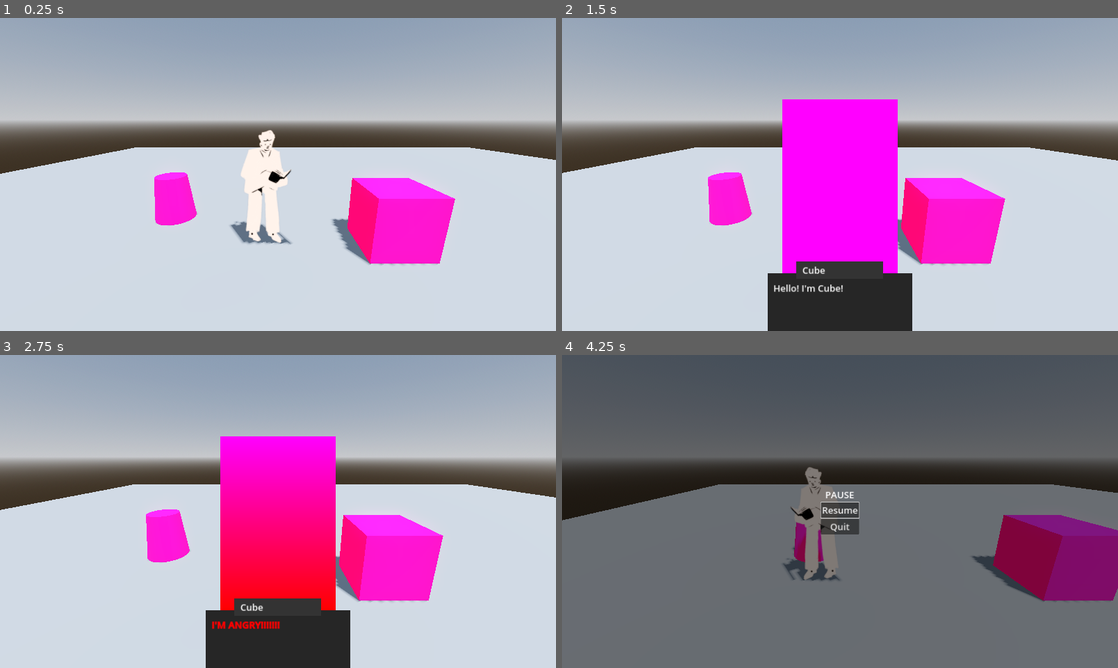
Above: before the commit, frames 1-4 (two rows, left to right).
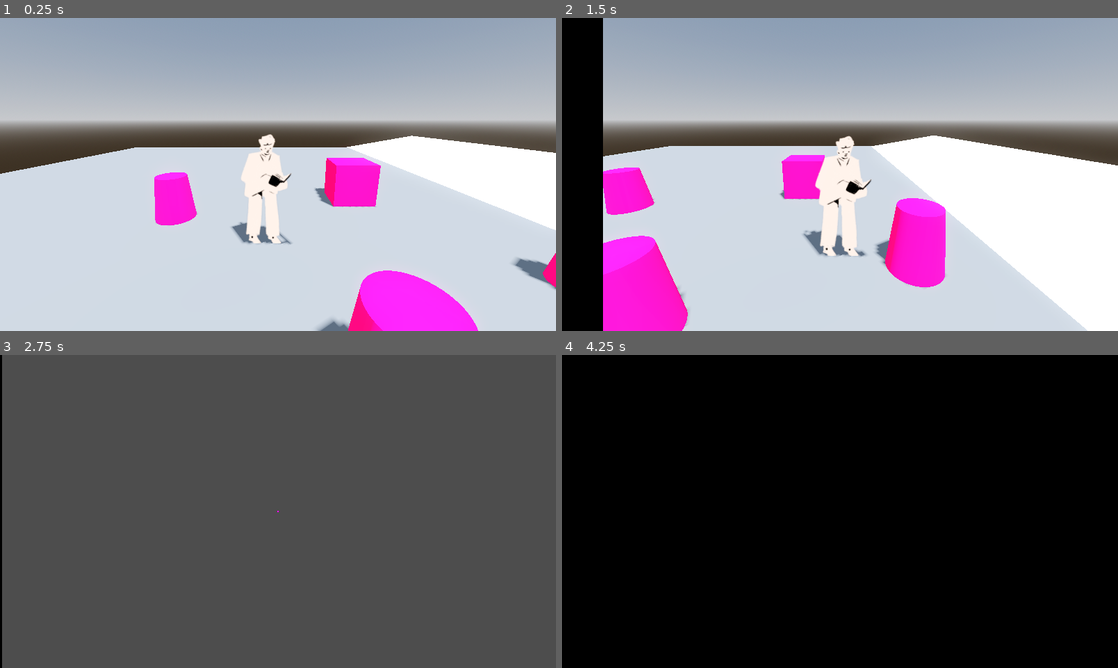
Above: after the commit, the same moments.

Repository: OIIOIIOI/gwj-79-v2
Game: Godot game, scene res://scenes/main/main.tscn
Same seed, same stepped clock (60 frames per second), same inputs: the game is played once before the commit and once after it.
Inputs:
- Up to frame 1 (0.25 s): no input
- Up to frame 2 (1.5 s): hold Right (move_right) 0.53-1.28 s; tap E (action) at 0.6, 1.35 s; hold Down (move_down) from 1.28 s (still down)
- Up to frame 3 (2.75 s): release Down (move_down) at 2.03 s; hold Right (move_right) from 2.03 s (still down); tap E (action) at 2.1 s
- Up to frame 4 (4.25 s): tap Enter at 2.75 s; release Right (move_right) at 2.78 s; hold Up (move_up) 2.78-3.53 s; tap E (action) at 2.85, 3.6 s; tap Space at 3.5 s; hold Left (move_left) from 3.53 s (still down); tap Escape (pause) at 4.15 s

The runs differ from the first frame. In frame 1, 16% of the frame differs, in the area x 41-100%, y 35-100%; in frame 2, 47%; in frame 3, 98%; in frame 4, 100%, in the area x 0-100%, y 0-100%.

Commit message:
ramp test, hammer time WIP

Diff:
--- a/autoload/scene_transition.gd
+++ b/autoload/scene_transition.gd
@@ -8,12 +8,14 @@
 const SCENE_MAIN := "scene_main"
 const SCENE_MEMORY := "scene_memory"
 const SCENE_WEIGHT_LIFTING := "scene_weight_lifting"
+const SCENE_HAMMER_TIME := "scene_hammer_time"
 
 const scenes: Dictionary = {
 	SCENE_TITLE: preload("res://scenes/ui/title_screen/title_screen.tscn"),
 	SCENE_MAIN: preload("res://scenes/main/main.tscn"),
 	SCENE_MEMORY: preload("res://scenes/mini_games/memory/memory.tscn"),
 	SCENE_WEIGHT_LIFTING: preload("res://scenes/mini_games/weight_lifting/weight_lifting.tscn"),
+	SCENE_HAMMER_TIME: preload("res://scenes/mini_games/hammer_time/hammer_time.tscn"),
 }
 
 
--- a/scenes/locations/town_square/town_square.tscn
+++ b/scenes/locations/town_square/town_square.tscn
@@ -45,10 +45,23 @@
 top_radius = 0.3
 height = 1.8
 
+[sub_resource type="Resource" id="Resource_53i2g"]
+script = ExtResource("6_1q3fb")
+type = 1
+value = "scene_weight_lifting"
+
 [sub_resource type="Resource" id="Resource_rxjqn"]
 script = ExtResource("6_1q3fb")
 type = 1
-value = "scene_weight_lifting"
+value = "scene_hammer_time"
+
+[sub_resource type="QuadMesh" id="QuadMesh_1cqni"]
+size = Vector2(25, 5)
+
+[sub_resource type="StandardMaterial3D" id="StandardMaterial3D_mh8a2"]
+
+[sub_resource type="BoxShape3D" id="BoxShape3D_np5rk"]
+size = Vector3(5, 25, 1)
 
 [node name="TownSquare" type="Node3D"]
 
@@ -61,7 +74,7 @@
 mesh = SubResource("PlaneMesh_ajc80")
 
 [node name="Cube" type="StaticBody3D" parent="."]
-transform = Transform3D(1, 0, 0, 0, 1, 0, 0, 0, 1, 0, 0.5, 0)
+transform = Transform3D(1, 0, 0, 0, 1, 0, 0, 0, 1, 0, 0.5, -2)
 collision_layer = 8
 collision_mask = 0
 
@@ -98,10 +111,9 @@
 
 [node name="ICMemory" parent="Memory" instance=ExtResource("1_7ivpw")]
 dialog = ExtResource("6_7gcys")
-radius = 1.5
 
 [node name="WeightLifting" type="StaticBody3D" parent="."]
-transform = Transform3D(1, 0, 0, 0, 1, 0, 0, 0, 1, 3, 0, 1)
+transform = Transform3D(1, 0, 0, 0, 1, 0, 0, 0, 1, -1, 0, 2)
 collision_layer = 8
 collision_mask = 0
 
@@ -113,5 +125,31 @@
 surface_material_override/0 = SubResource("StandardMaterial3D_wccme")
 
 [node name="ICWeight" parent="WeightLifting" instance=ExtResource("1_7ivpw")]
+actions = Array[ExtResource("6_1q3fb")]([SubResource("Resource_53i2g")])
+
+[node name="HammerTime" type="StaticBody3D" parent="."]
+transform = Transform3D(1, 0, 0, 0, 1, 0, 0, 0, 1, 2, 0, 1)
+collision_layer = 8
+collision_mask = 0
+
+[node name="CollisionShape3D" type="CollisionShape3D" parent="HammerTime"]
+shape = SubResource("CylinderShape3D_i7pdi")
+
+[node name="MeshInstance3D" type="MeshInstance3D" parent="HammerTime"]
+mesh = SubResource("CylinderMesh_4wmg4")
+surface_material_override/0 = SubResource("StandardMaterial3D_wccme")
+
+[node name="ICHammer" parent="HammerTime" instance=ExtResource("1_7ivpw")]
 actions = Array[ExtResource("6_1q3fb")]([SubResource("Resource_rxjqn")])
-radius = 1.5
+
+[node name="Ramp" type="StaticBody3D" parent="."]
+transform = Transform3D(1, 0, 0, 0, 1, 0, 0, 0, 1, 5.73441, 0.414862, 0)
+
+[node name="MeshInstance3D" type="MeshInstance3D" parent="Ramp"]
+transform = Transform3D(-4.37114e-08, 0.984808, -0.173648, 0, 0.173648, 0.984808, 1, 4.30473e-08, -7.5904e-09, 0, 0, 0)
+mesh = SubResource("QuadMesh_1cqni")
+surface_material_override/0 = SubResource("StandardMaterial3D_mh8a2")
+
+[node name="CollisionShape3D" type="CollisionShape3D" parent="Ramp"]
+transform = Transform3D(0.984808, 6.64077e-10, 0.173648, 0.173648, -7.5904e-09, -0.984808, 6.64077e-10, 1, -7.5904e-09, 0.077, -0.5, 0)
+shape = SubResource("BoxShape3D_np5rk")
--- /dev/null
+++ b/scenes/mini_games/hammer_time/hammer_time.gd
@@ -0,0 +1,7 @@
+extends Node2D
+class_name HammerTime
+
+
+func _ready() -> void:
+	await get_tree().create_timer(2.0).timeout
+	SceneTransition.transition_to(SceneTransition.SCENE_MAIN)
--- /dev/null
+++ b/scenes/mini_games/hammer_time/hammer_time.tscn
@@ -0,0 +1,17 @@
+[gd_scene load_steps=4 format=3 uid="uid://dwyq2cqf6ldqj"]
+
+[ext_resource type="Script" path="res://scenes/mini_games/hammer_time/hammer_time.gd" id="1_2tw1a"]
+[ext_resource type="PackedScene" uid="uid://46h2t80i4xnl" path="res://scenes/ui/pause_screen/pause_screen.tscn" id="2_ueuri"]
+
+[sub_resource type="PlaceholderTexture2D" id="PlaceholderTexture2D_pug42"]
+size = Vector2(4, 4)
+
+[node name="HammerTime" type="Node2D"]
+script = ExtResource("1_2tw1a")
+
+[node name="Camera2D" type="Camera2D" parent="."]
+
+[node name="Sprite2D" type="Sprite2D" parent="."]
+texture = SubResource("PlaceholderTexture2D_pug42")
+
+[node name="PauseScreen" parent="." instance=ExtResource("2_ueuri")]
--- a/scenes/mini_games/memory/memory.tscn
+++ b/scenes/mini_games/memory/memory.tscn
@@ -1,7 +1,8 @@
-[gd_scene load_steps=7 format=3 uid="uid://32jtbmml0n67"]
+[gd_scene load_steps=8 format=3 uid="uid://32jtbmml0n67"]
 
 [ext_resource type="Script" path="res://scenes/mini_games/memory/memory.gd" id="1_gecvb"]
 [ext_resource type="Resource" uid="uid://24huqm6j6v0p" path="res://resources/memory/all_items.tres" id="2_qtop4"]
+[ext_resource type="PackedScene" uid="uid://46h2t80i4xnl" path="res://scenes/ui/pause_screen/pause_screen.tscn" id="5_uhb58"]
 [ext_resource type="PackedScene" uid="uid://u8tdxwhl1u6q" path="res://scenes/mini_games/memory/drawer.tscn" id="8_d2pkd"]
 [ext_resource type="PackedScene" uid="uid://b1fertlpkhf3p" path="res://scenes/mini_games/memory/hand.tscn" id="9_abgmd"]
 
@@ -134,3 +135,5 @@
 [node name="Hand" parent="." instance=ExtResource("9_abgmd")]
 z_index = 10
 position = Vector2(0, 640)
+
+[node name="PauseScreen" parent="." instance=ExtResource("5_uhb58")]
--- a/scenes/mini_games/weight_lifting/weight_lifting.tscn
+++ b/scenes/mini_games/weight_lifting/weight_lifting.tscn
@@ -1,6 +1,7 @@
-[gd_scene load_steps=11 format=3 uid="uid://bclvvd40stsfw"]
+[gd_scene load_steps=12 format=3 uid="uid://bclvvd40stsfw"]
 
 [ext_resource type="Script" path="res://scenes/mini_games/weight_lifting/weight_lifting.gd" id="1_up734"]
+[ext_resource type="PackedScene" uid="uid://46h2t80i4xnl" path="res://scenes/ui/pause_screen/pause_screen.tscn" id="2_ro1h3"]
 
 [sub_resource type="Gradient" id="Gradient_0tiu4"]
 colors = PackedColorArray(0.4, 0.4, 0.4, 1, 0.6, 0.6, 0.6, 1)
@@ -107,3 +108,5 @@
 position = Vector2(1100, 305)
 rotation = 0.261799
 scale = Vector2(1.35, 1.35)
+
+[node name="PauseScreen" parent="." instance=ExtResource("2_ro1h3")]
--- a/scenes/player/player.tscn
+++ b/scenes/player/player.tscn
@@ -28,7 +28,7 @@
 [node name="Sprite3D" type="Sprite3D" parent="Visuals"]
 transform = Transform3D(0.2, 0, 0, 0, 0.2, 0, 0, 0, 0.2, 0, 0, 0)
 centered = false
-offset = Vector2(-200, 0)
+offset = Vector2(-200, -30)
 flip_h = true
 double_sided = false
 alpha_cut = 2
Not shown: 1 places in scenes/locations/town_square/town_square.tscn that only renumber resources
